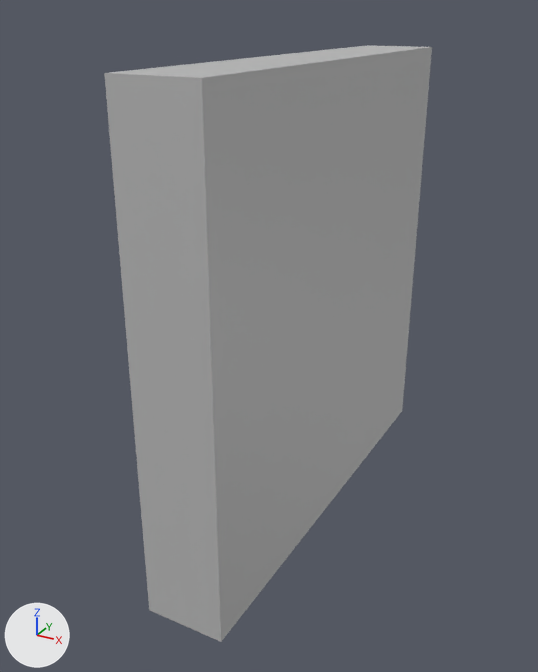
An edit to the FBX model UnityProject/Assets/Meshes/Beta Assets/Invention_008_Lab_008_MatterMover.fbx, drawn before and after from the same camera.
Both versions are drawn from a 50 mm lens placed at (2.03, -4.37, 2.49), pointed at (-0.18, -0.36, 0.48). The lights are fixed; the arrows at lower left show +X, +Y and +Z. Where no turn or scale is listed for an object, it has been applied to the vertices.

In view in the first picture: 'Invention_008_Lab_008_MatterMover'.
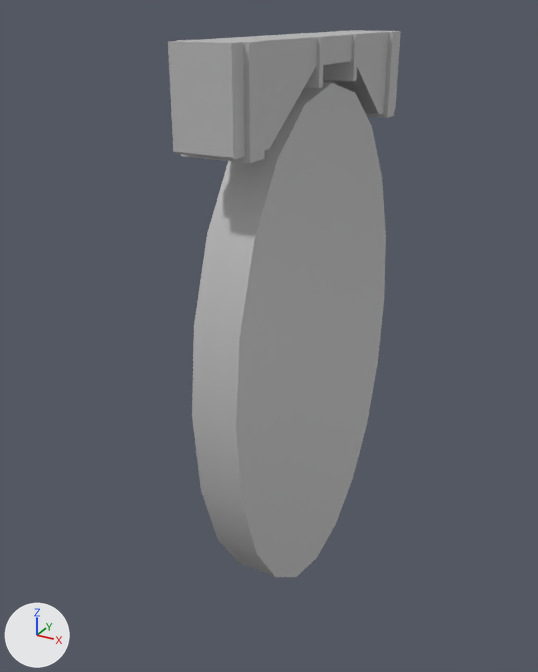
What the commit changed:
me_mesh is used by ob_invention_008_lab_008_mattermover; location (0.274, 1.256, -0.764).
me_mesh had 8 vertices, 6 faces and spanned x -0.5..0.0, y -3.0..0.0, z 0.0..3.0.
me_mesh now has 127 vertices, 140 faces and spans x -0.2..0.2, y -1.15..1.15, z -1.87..1.87.
me_mesh part 1: the whole mesh is rebuilt.
Object 'Invention_008_Lab_008_MatterMover' (ob_invention_008_lab_008_mattermover) moves from (0.274, 1.256, -0.764) to (-0.012, -0.18, 0.482).

Boxes (x1, y1, x2, y2) around the edits, measured in the pictures (538 x 672 px):
'Invention_008_Lab_008_MatterMover', reshaped, moved (29% narrower, 8% shorter): before (104, 45, 432, 642); after (168, 30, 401, 577)
